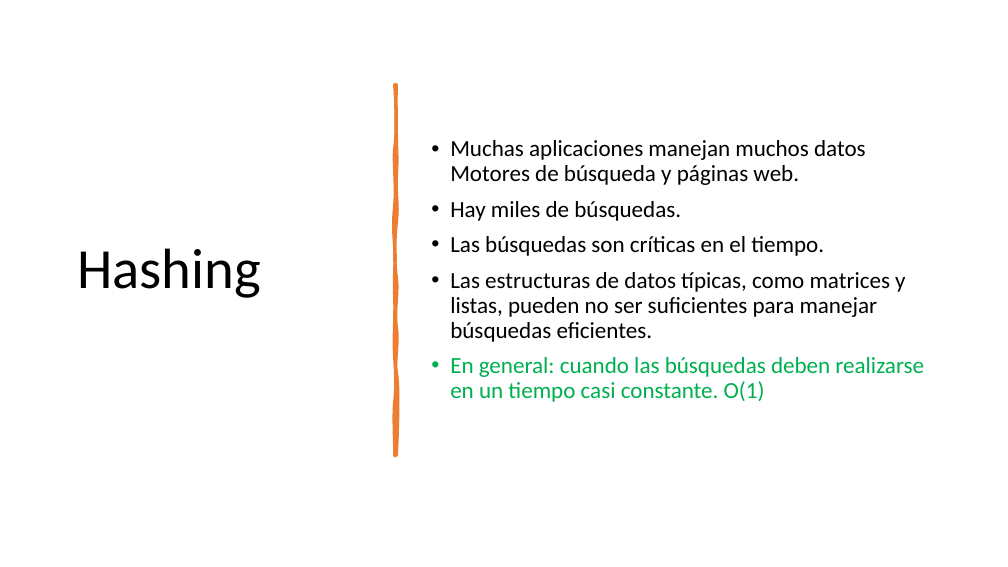
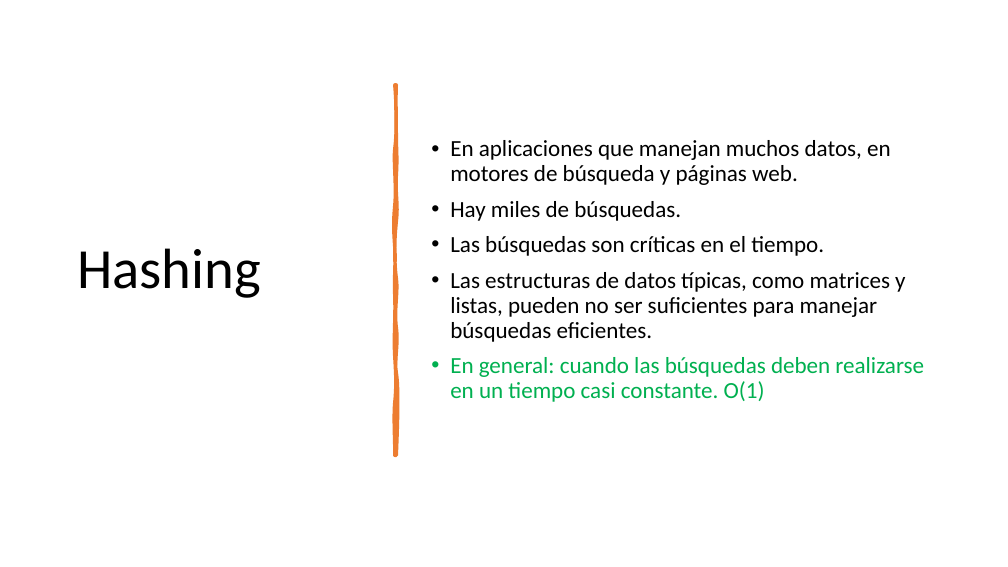
Before and after one commit to ppa-docencia-u/usm-ejemplos-estdatos, a slide deck: slide 108 of presentacion/Estructuras de datos-1.pptx (slide 83 before the commit). Drawn at 1008x567 pixels with LibreOffice and Linux fonts; fonts in the diff are those of the drawing. Boxes give left, top, right and bottom in pixels: in the first picture for what was removed or moved away, otherwise in the second. Text is boxed around its words. In the diff, an @@ line names an element or a change of style, - is before the commit and + after.

```diff
--- a/presentacion/Estructuras de datos-1.pptx
+++ b/presentacion/Estructuras de datos-1.pptx
@@ text at (450,140,891,185): text changed @@
-• Muchas aplicaciones manejan muchos datos Motores de búsqueda y páginas web.
+• En aplicaciones que manejan muchos datos, en motores de búsqueda y páginas web.
```
Also in this commit, not shown: 1 other slide changed, 35 slides added.
